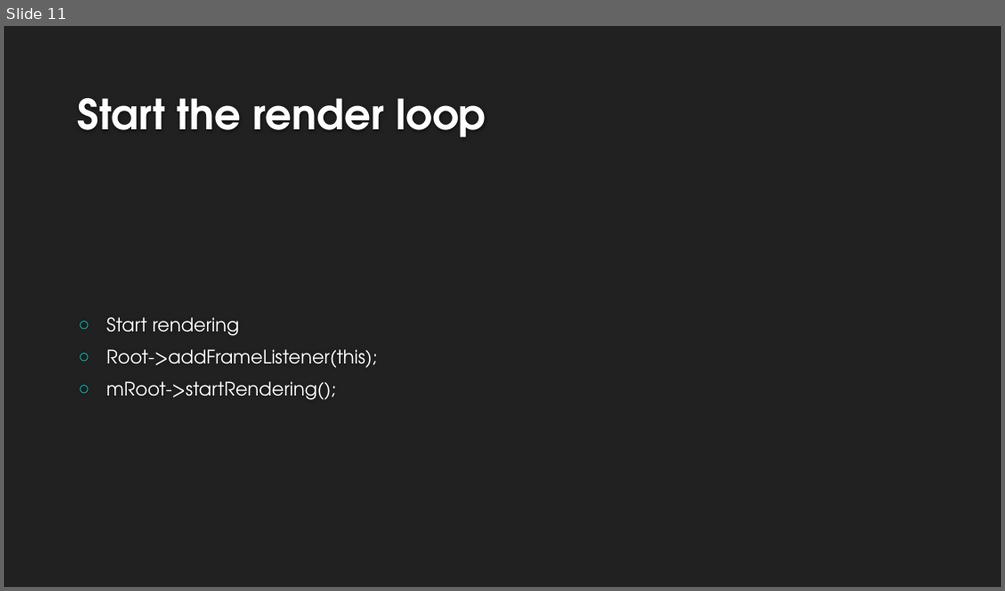
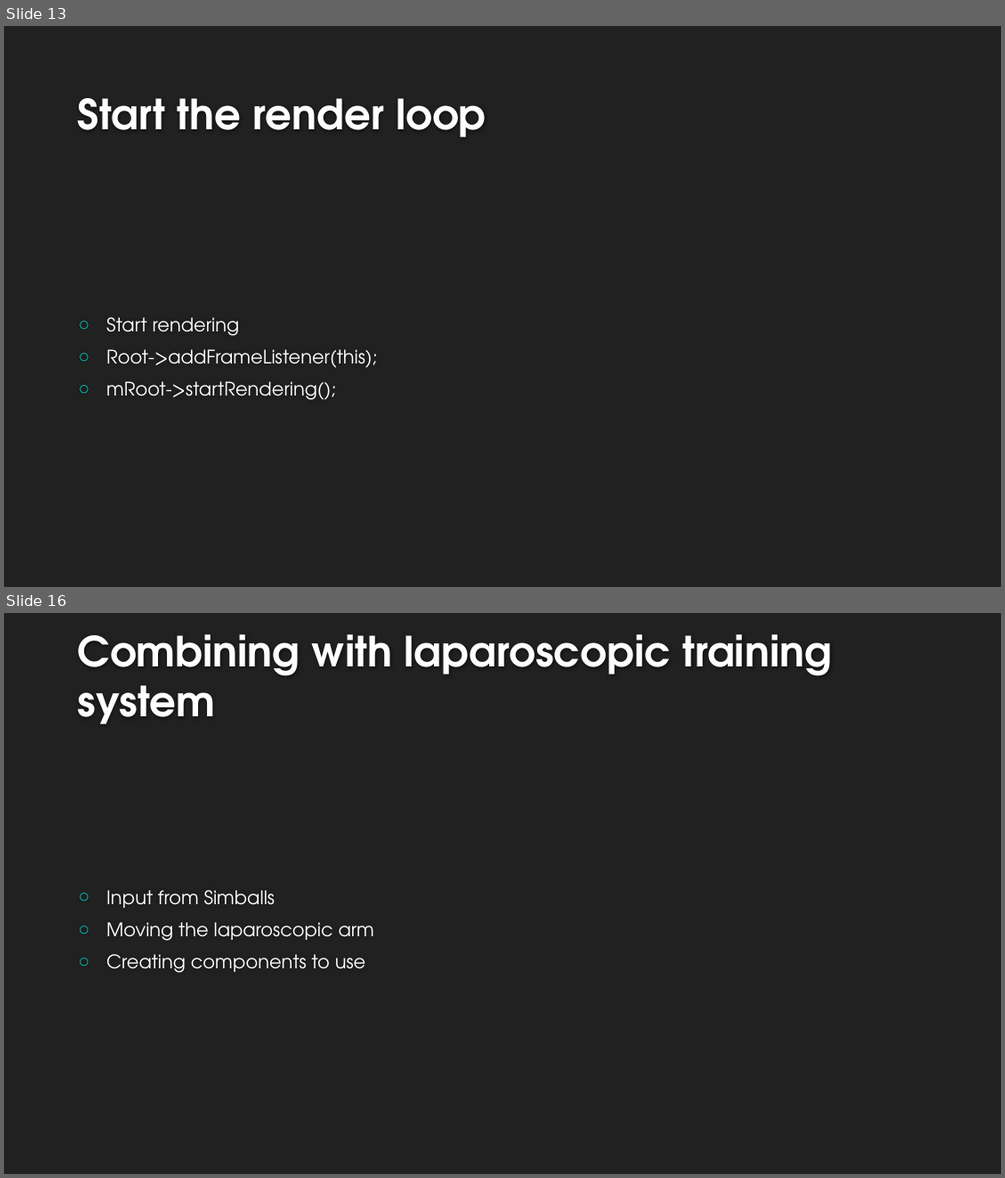
Before and after one commit to sw-eng-2014/BaseApplication, a slide deck: Presentation.pptx. Shown one above the other, each under a label of ours: slide 11 before the commit, slides 13 and 16 after it; the slides between them are not shown. The pictures are 1005x591 and 1005x1178 pixels, drawn with LibreOffice and Linux fonts; fonts in the diff are those of the drawing; background and template pictures are left out. Boxes give left, top, right and bottom in pixels: in the first picture for what was removed or moved away, otherwise in the second. Text is boxed around its words. In the diff, an @@ line names an element or a change of style, - is before the commit and + after.

```diff
--- a/Presentation.pptx
+++ b/Presentation.pptx
@@ slide 16 added at <box>4,613,1001,1174</box>, background #212121 @@
@@ title added at <box>78,634,832,724</box>, 40 pt, text #FEFEFE, bold @@
+Combining with laparoscopic training system
@@ text added at <box>106,890,374,973</box>, 18 pt, text #FFFFFF @@
+○ Input from Simballs
+○ Moving the laparoscopic arm
+○ Creating components to use
@@ what was slide 11 is now slide 13 @@
```
Also in this commit, not shown: 2 slides changed, 4 other slides added, 30 other files.
